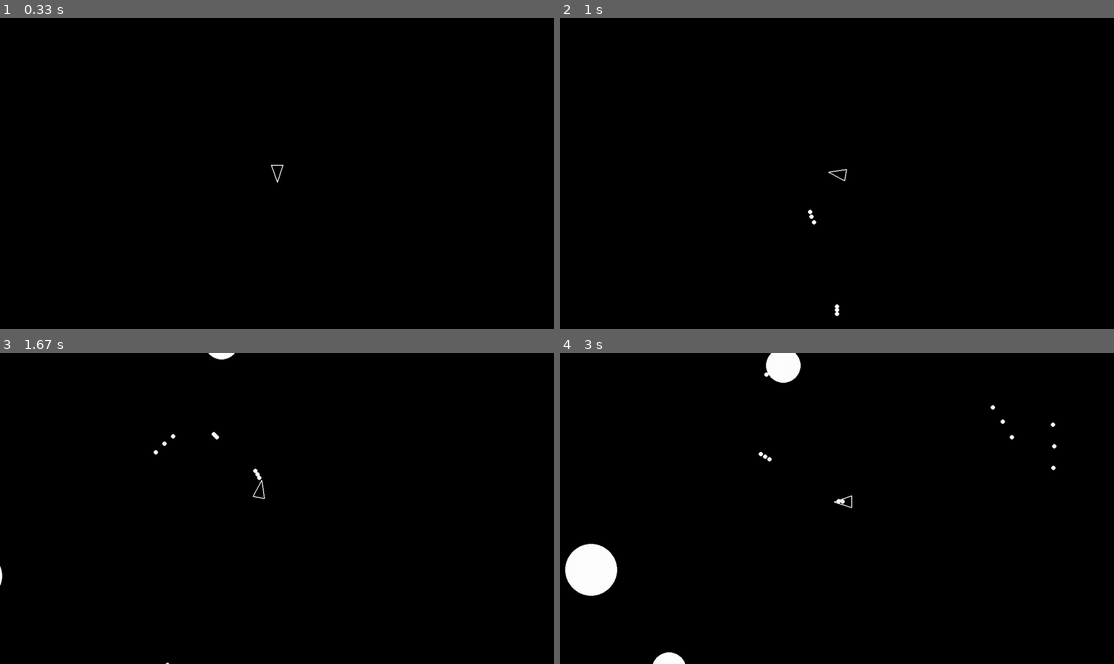
Above: before the commit, frames 1-4 (two rows, left to right).
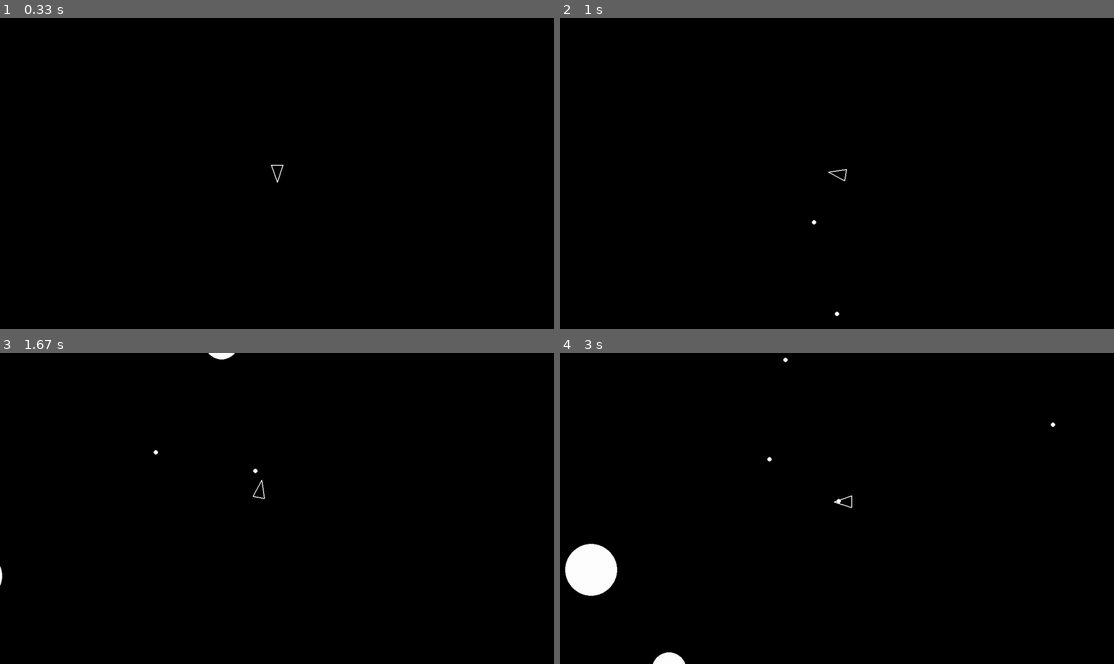
Above: after the commit, the same moments.

Repository: ptambo/asteroids-pygame
Game: pygame game, started from main.py
Two runs of this game, one before a commit and one after it. Both use one fixed random seed, a clock stepped at 60 frames per second and the inputs below.
Inputs:
- Up to frame 1 (0.33 s): no input
- Up to frame 2 (1 s): tap Space at 0.33, 0.73 s; hold D from 0.67 s (still down)
- Up to frame 3 (1.67 s): tap Space at 1.03, 1.23, 1.57 s; release D at 1.13 s; hold W 1.17-1.47 s; hold D from 1.5 s (still down)
- Up to frame 4 (3 s): tap Space at 1.87, 2.07, 2.37, 2.63, 2.97 s; release D at 1.97 s; hold A 2-2.53 s; hold S 2.57-2.87 s; hold A from 2.9 s (still down)

Frame 1 is identical in both runs. In frame 2, less than 0.1% of the frame differs, in the area x 44-51%, y 61-95%; in frame 3, less than 0.1%; in frame 4, 0.6%, in the area x 35-90%, y 0-49%.

Commit message:
add shotcooldown and make astroids killable

Diff:
--- a/constants.py
+++ b/constants.py
@@ -10,5 +10,6 @@
 PLAYER_TURN_SPEED = 300
 PLAYER_SPEED = 200
 PLAYER_SHOT_SPEED = 500
+PLAYER_SHOT_COOLDOWN = 0.3
 
 SHOT_RADIUS = 5
--- a/main.py
+++ b/main.py
@@ -41,6 +41,10 @@
             if a.collision(pl):
                 print("GAME OVER!")
                 return
+            for s in shots:
+                if a.collision(s):
+                    a.kill()
+                    s.kill()
         for d in drawable:
             d.draw(screen)
         pygame.display.flip()
--- a/player.py
+++ b/player.py
@@ -7,6 +7,7 @@
     def __init__(self, x, y):
         super().__init__(x, y, PLAYER_RADIUS)
         self.rotation = 0
+        self.shotcooldown = 0
 
     def triangle(self):
         forward = pygame.Vector2(0, 1).rotate(self.rotation)
@@ -38,8 +39,14 @@
             self.move(-dt)
         if keys[pygame.K_SPACE]:
             self.shoot()
+        self.shotcooldown -= dt
+
+
 
     def shoot(self):
+        if self.shotcooldown>0:
+            return
         pew = shot.Shot(self.position[0], self.position[1])
+        self.shotcooldown = PLAYER_SHOT_COOLDOWN
         pew.velocity = pygame.Vector2(0, 1).rotate(self.rotation)
         pew.velocity *= PLAYER_SHOT_SPEED
